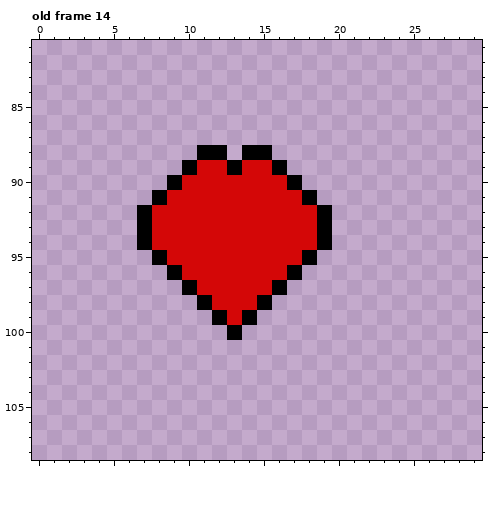
One commit to this pixel-art file: art/neurosis/art/conspect 2 health bar.ase. That is the earlier state.
128x128 pixels, 50 frames. Colours within 5 levels of each other are drawn and written as one. Shown: old frame 14: x 0..29, y 81..108. The commit also changed other frames, which this record leaves out.
The result:
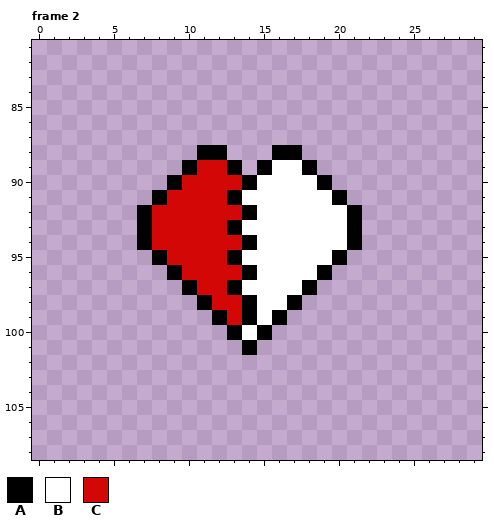
Palette (. is transparent): A #000000  B #ffffff  C #d40707
Changes in this commit:
frames 50 -> 3
Frame 2 against old frame 14:
Colour A is added in row 88 at x 16 to 17; in row 89 at x 18; in row 90 at x 19; in row 91 at x 20; in rows 92 to 94 at x 21; in row 95 at x 20.
Colour A is added in row 96 at x 19; in row 97 at x 18; in row 98 at x 17; in row 99 at x 16; in row 100 at x 15; in row 101 at x 14.
Colour A replaces colour C in row 89 at x 15; in row 90 at x 14; in row 91 at x 13; in row 92 at x 14; in row 93 at x 13; in row 94 at x 14.
Colour A replaces colour C in row 95 at x 13; in row 96 at x 14; in row 97 at x 13; in row 98 at x 14.
Colour B is added in row 89 at x 17; in row 90 at x 18; in row 91 at x 19; in rows 92 to 94 at x 20; in row 95 at x 19; in row 96 at x 18.
Colour B is added in row 97 at x 17; in row 98 at x 16; in row 99 at x 15; in row 100 at x 14.
Colour B replaces colour A in row 89 at x 16; in row 90 at x 17; in row 91 at x 18; in rows 92 to 94 at x 19; in row 95 at x 18; in row 96 at x 17.
Colour B replaces colour A in row 97 at x 16; in row 98 at x 15.
Colour B replaces colour C in row 90 at x 15 to 16; in row 91 at x 14 to 17; in row 92 at x 15 to 18; in row 93 at x 14 to 18; in row 94 at x 15 to 18; in row 95 at x 14 to 17.
Colour B replaces colour C in row 96 at x 15 to 16; in row 97 at x 14 to 15.
Colour A is gone in row 88 at x 14 to 15.
Colour C is gone in row 89 at x 14.
Where, in picture pixels (left, top, right, bottom), the same in both pictures:
changed: (227, 145, 362, 355)
